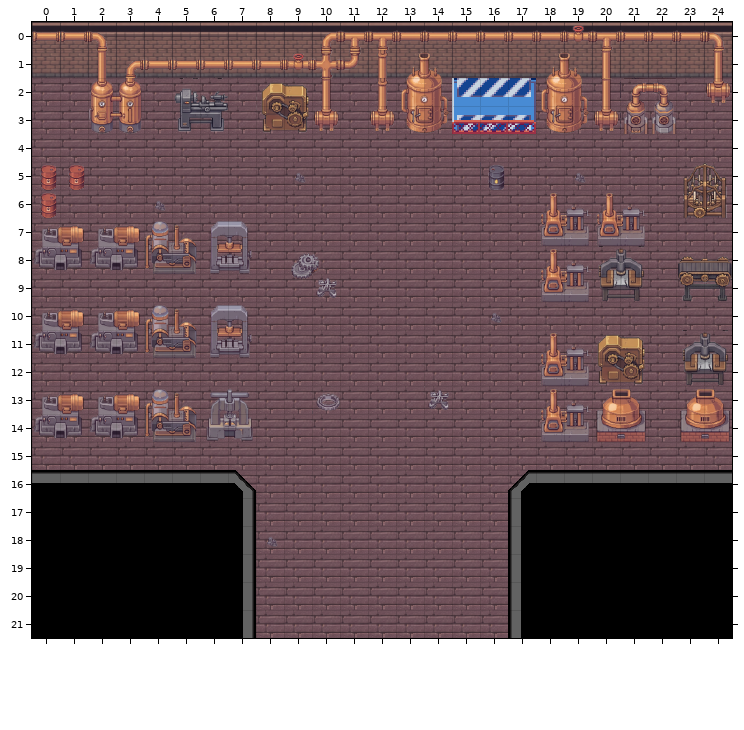
An edit to a level. Tiled map (JSON), wwwroot/Maps/mapasJson/SalaMaquinas.tmj. The first picture shows the starting point.
Cells are 32x32 px. Shown: x 0..24, y 0..21.
And afterwards:
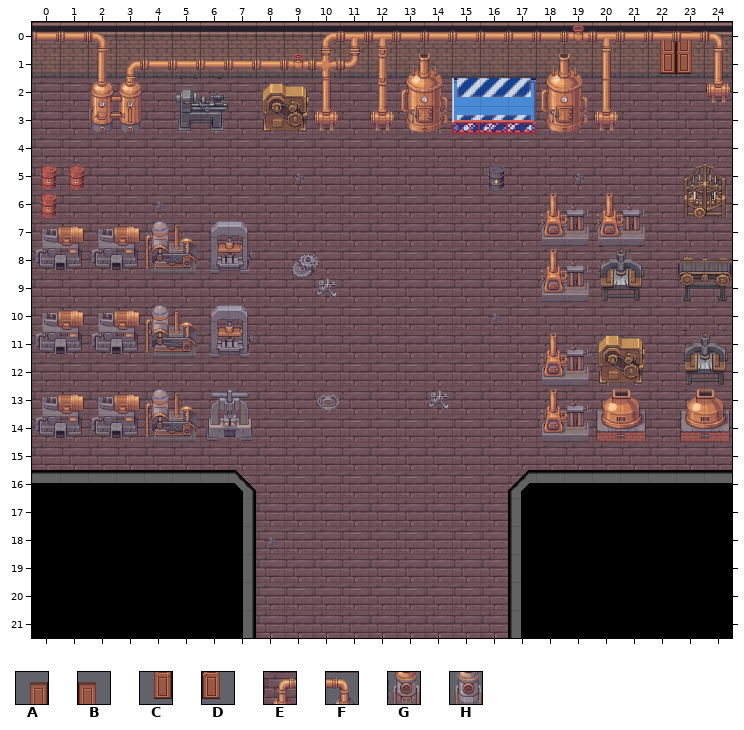
Key: from "LPC_Ancient_Greece_Architectur": A 378, B 379, C 398, D 399; from "tile-B-12": E 204, F 205, G 220, H 221.
_ is an empty cell.
See-through tiles are keyed as they look on the map.
The author wrote: puzzle sala maquinas finish
Difference:
Layer "Edificios":
y 0: x 22..23 __ -> AB
y 1: x 22..23 __ -> CD
y 2: x 21..22 EF -> __
y 3: x 21..22 GH -> __
